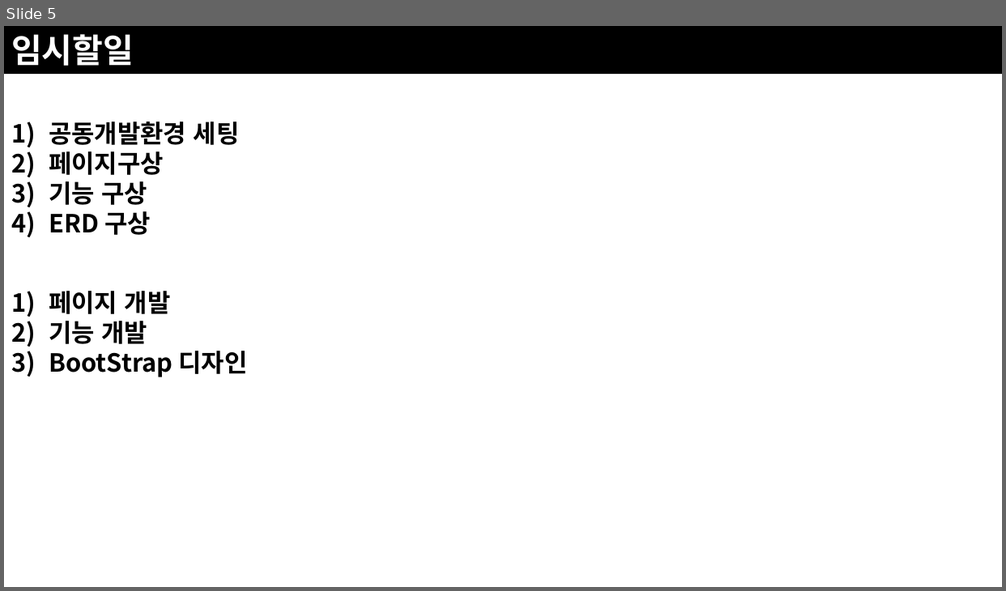
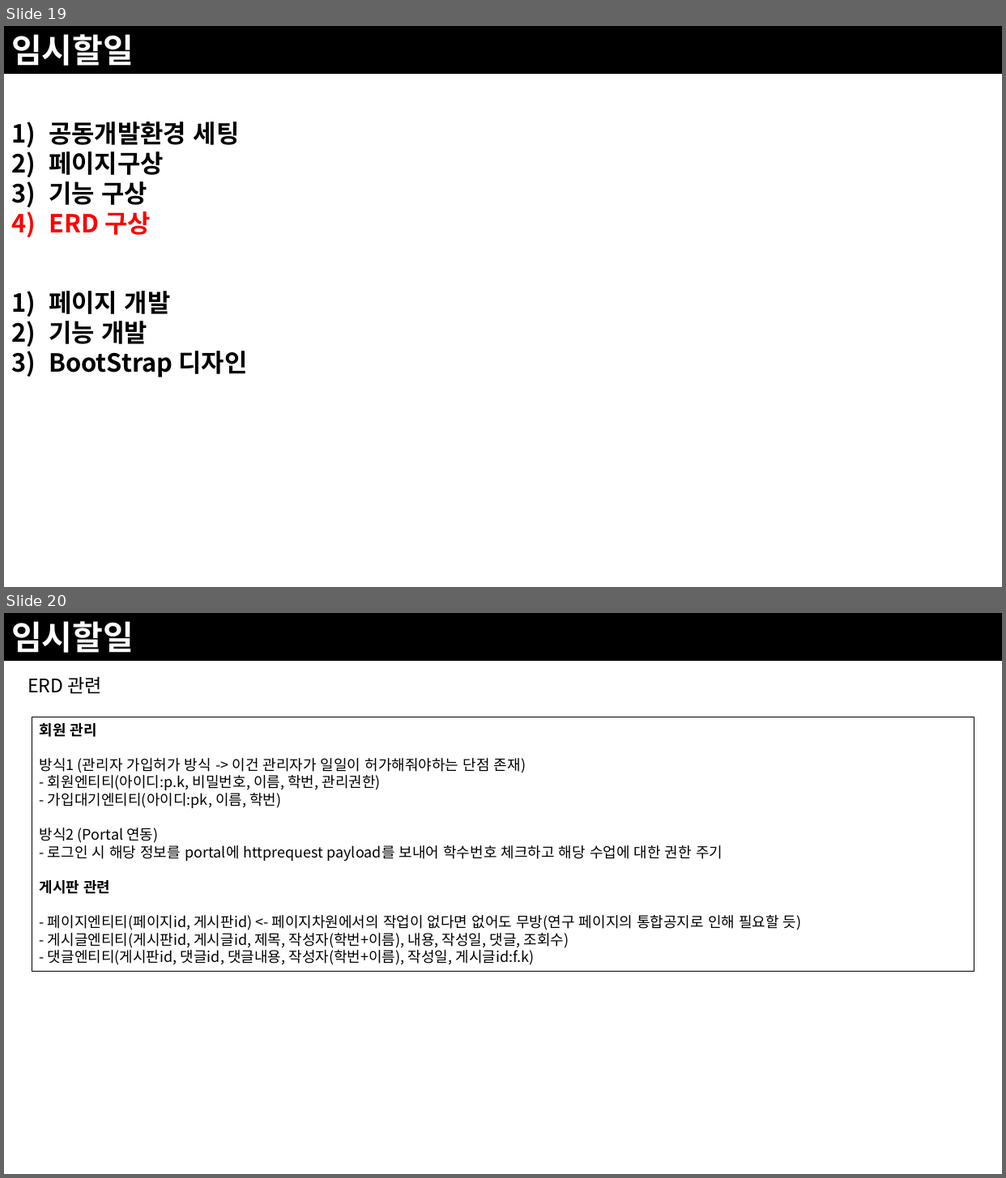
Before and after one commit to JoSihun/CGVR_Lab, a slide deck: documents/01_프로젝트_개발계획.pptx. Shown one above the other, each under a label of ours: slide 5 before the commit, slides 19 and 20 after it. The pictures are 1006x591 and 1006x1178 pixels, drawn with LibreOffice and Linux fonts; fonts in the diff are those of the drawing. Boxes give left, top, right and bottom in pixels: in the first picture for what was removed or moved away, otherwise in the second. Text is boxed around its words. In the diff, an @@ line names an element or a change of style, - is before the commit and + after.

```diff
--- a/documents/01_프로젝트_개발계획.pptx
+++ b/documents/01_프로젝트_개발계획.pptx
@@ slide 20 added at bbox=[4, 613, 1002, 1174], background #FFFFFF @@
@@ rectangle added at bbox=[4, 613, 1002, 661], fill #000000, 32 pt, text #FFFFFF, bold @@
+임시할일
@@ text added at bbox=[27, 677, 103, 694], 18 pt, text #000000 @@
+ERD 관련
@@ rectangle added at bbox=[32, 717, 974, 972], outline #000000 0.75 pt, 14 pt, text #000000 @@
+회원 관리
+방식1 (관리자 가입허가 방식 -> 이건 관리자가 일일이 허가해줘야하는 단점 존재)
+- 회원엔티티(아이디:p.k, 비밀번호, 이름, 학번, 관리권한)
+- 가입대기엔티티(아이디:pk, 이름, 학번)
+방식2 (Portal 연동)
+- 로그인 시 해당 정보를 portal에 httprequest payload를 보내어 학수번호 체크하고 해당 수업에 대한 권한 주기
+게시판 관련
+- 페이지엔티티(페이지id, 게시판id) <- 페이지차원에서의 작업이 없다면 없어도 무방(연구 페이지의 통합공지로 인해 필요할 듯)
+- 게시글엔티티(게시판id, 게시글id, 제목, 작성자(학번+이름), 내용, 작성일, 댓글, 조회수)
+- 댓글엔티티(게시판id, 댓글id, 댓글내용, 작성자(학번+이름), 작성일, 게시글id:f.k)
@@ what was slide 5 is now slide 19 @@
@@ slide 19 changed as well @@
@@ text at bbox=[49, 211, 151, 235]: text colour #000000 to #FF0000 in "ERD 구상" @@
```
Also in this commit, not shown: 1 other slide changed, 14 other slides added.
